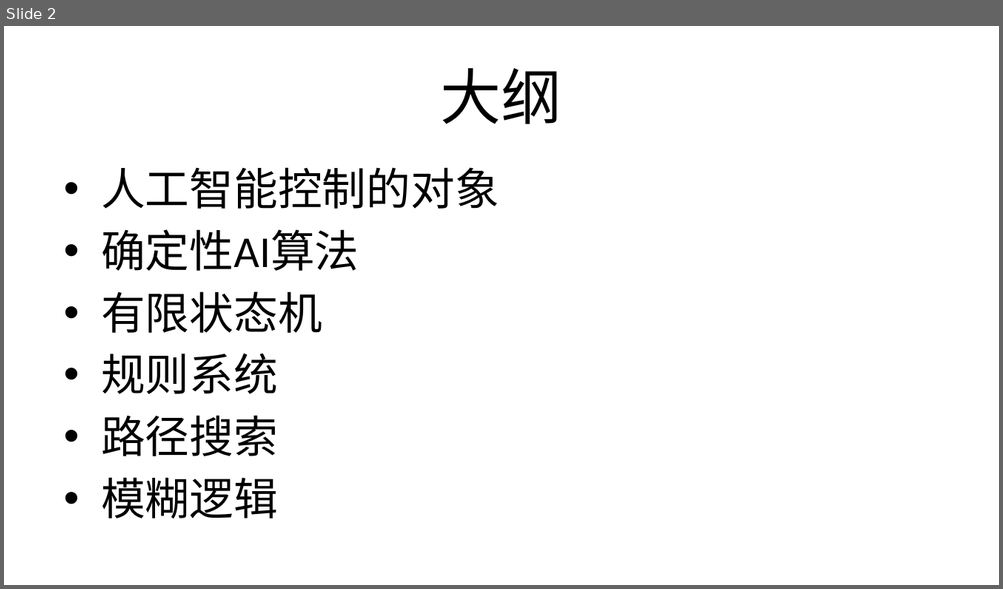
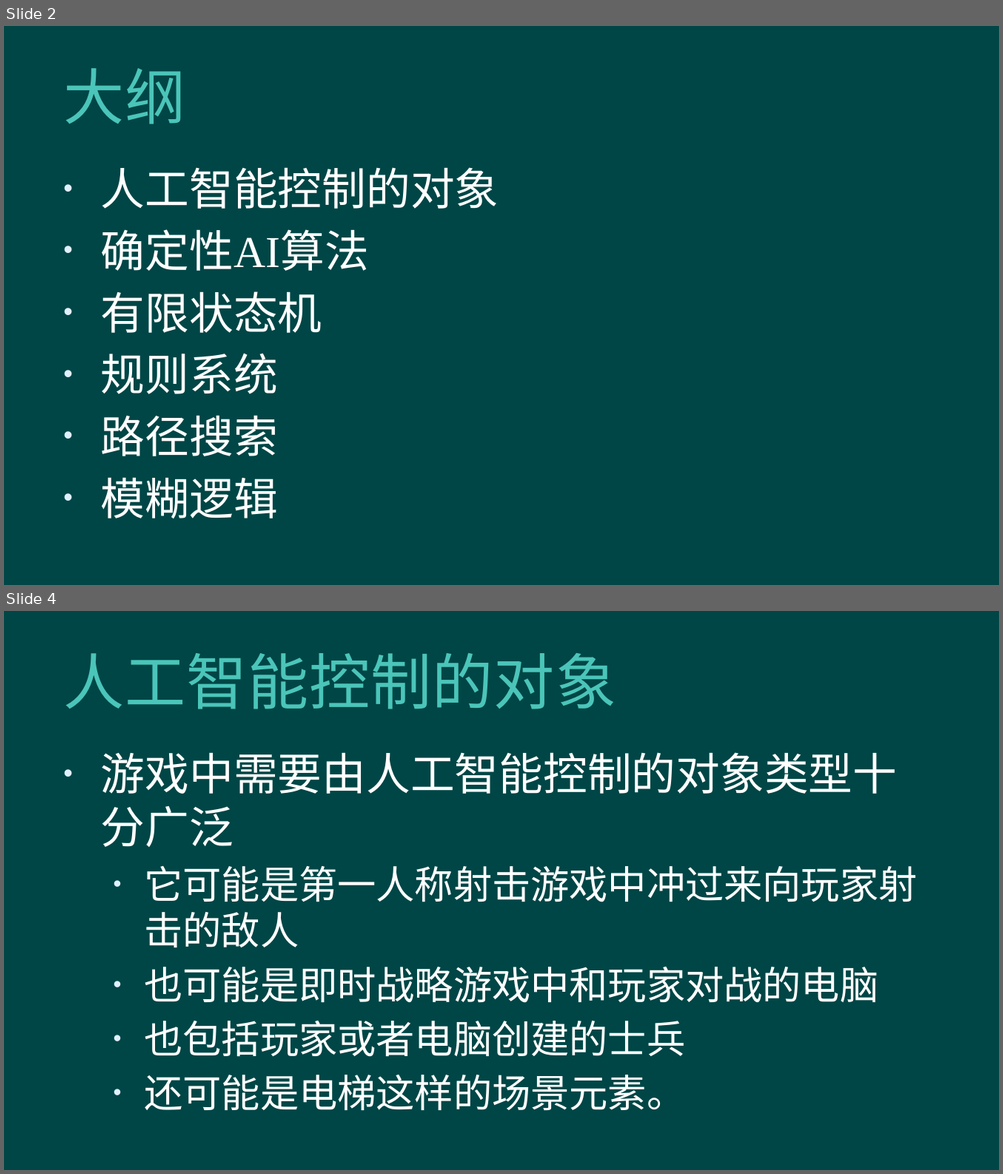
Before and after one commit to hanhonglei/Course_GameEngine, a slide deck: Slides/Principle/13 人工智能/13 人工智能.pptx. Shown one above the other, each under a label of ours: slide 2 before the commit, slides 2 and 4 after it; the slides between them are not shown. The pictures are 1003x589 and 1003x1174 pixels, drawn with LibreOffice and Linux fonts; fonts in the diff are those of the drawing; background and template pictures are left out. Boxes give left, top, right and bottom in pixels: in the first picture for what was removed or moved away, otherwise in the second. Text is boxed around its words. In the diff, an @@ line names an element or a change of style, - is before the commit and + after.

```diff
--- a/Slides/Principle/13 人工智能/13 人工智能.pptx
+++ b/Slides/Principle/13 人工智能/13 人工智能.pptx
@@ slide 4 added at <box>4,611,999,1170</box>, background #004646 @@
@@ title added at <box>63,653,616,709</box>, 44 pt, text #4BC5B9 @@
+人工智能控制的对象
@@ text added at <box>101,752,917,1111</box>, 28 pt, text #FFFFFF @@
+• 游戏中需要由人工智能控制的对象类型十分广泛
+  • 它可能是第一人称射击游戏中冲过来向玩家射击的敌人
+  • 也可能是即时战略游戏中和玩家对战的电脑
+  • 也包括玩家或者电脑创建的士兵
+  • 还可能是电梯这样的场景元素。
@@ slide 2 changed as well @@
@@ background #FFFFFF to #004646 @@
@@ title "大纲" at <box>63,68,185,124</box>: text colour #000000 to #4BC5B9, letter spacing 0 to 0.5 pt; alignment centre to left @@
@@ text "人工智能控制的对象" at <box>101,167,499,519</box>: font Calibri to Times New Roman, text colour #000000 to #FFFFFF @@
```
Also in this commit, not shown: 1 other slide changed, 83 other slides added, 53 other files.
